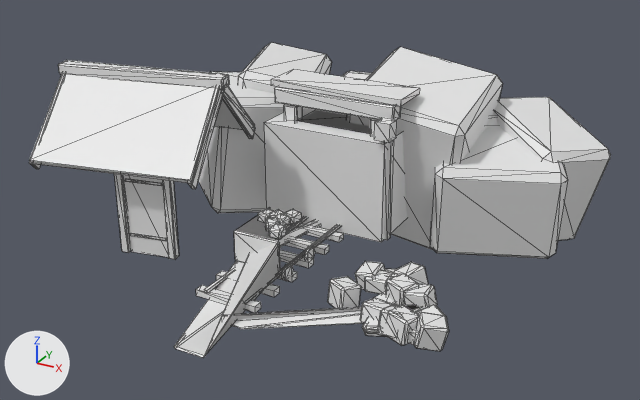
Two versions of the glTF model public/buildings/ironMine_1.glb, one commit apart.
Before and after are seen from a 50 mm camera at (7.67, -15.13, 7.62) aimed at (-0.21, -0.8, 0.46). The lights are fixed; the arrows at lower left show +X, +Y and +Z. The older version comes first. Mesh edges are drawn as thin lines. Vertices at exactly the same position are counted once.

Objects in the first picture: 'ironMine_1'.
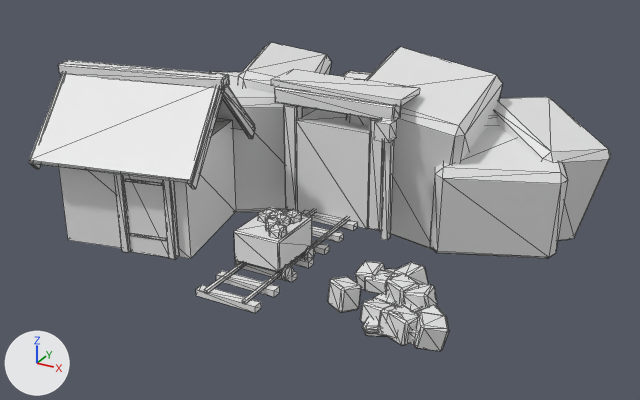
Location of each change, [x1, y1, x2, y2] in pixels of the pictures (640 x 400 px; the box of a moved part takes in the faces that stretch with it):
'ironMine_1', reshaped
    before: [29, 42, 611, 358]
    after: [29, 42, 611, 351]
part 1 of me_ironmine_1, moved or reshaped
    before: [264, 107, 407, 242]
    after: [59, 118, 236, 259]
part 2 of me_ironmine_1, moved or reshaped
    before: [174, 207, 411, 358]
    after: [236, 207, 419, 310]
part 3 of me_ironmine_1, moved or reshaped (not visible afterwards)
    before: [278, 220, 320, 247]

What the commit changed:
me_ironmine_1 is used by ob_ironmine_1; location (0.0, 0.0, 0.0).
me_ironmine_1 had 1462 vertices, 2628 faces and spanned x -4.89..4.79, y -5.63..4.98, z -0.74..3.23.
me_ironmine_1 now has 1462 vertices, 2628 faces and spans x -4.89..4.79, y -4.5..4.98, z -0.74..3.23.
me_ironmine_1 part 1: the loose piece of 8 vertices spanning x -1.3..1.3, y -1.1..1.1, z 0.0..2.0 is turned 11.5 degrees about the z axis through its middle, then moved by (-3.0, -2.6, 0.0).
Part 2, on me_ironmine_1:
Vertex 474 of me_ironmine_1 moves from (-0.23, -5.63, -0.26) at pixel (173, 346) to (0.44, -2.33, 0.25) at pixel (311, 246).
Vertex 475 of me_ironmine_1 moves from (-0.2, -5.6, -0.26) at pixel (176, 346) to (0.44, -2.3, 0.28) at pixel (311, 244).
Vertex 476 of me_ironmine_1 moves from (-0.2, -5.63, -0.29) at pixel (175, 348) to (0.47, -2.33, 0.28) at pixel (312, 245).
Vertex 477 of me_ironmine_1 moves from (0.37, -5.63, -0.26) at pixel (204, 356) to (0.44, -2.33, 0.85) at pixel (310, 216).
Vertex 478 of me_ironmine_1 moves from (0.34, -5.63, -0.29) at pixel (203, 357) to (0.47, -2.33, 0.82) at pixel (312, 218).
Vertex 479 of me_ironmine_1 moves from (0.34, -5.6, -0.26) at pixel (204, 355) to (0.44, -2.3, 0.82) at pixel (311, 217).
Vertex 1048 of me_ironmine_1 moves from (0.57, -4.92, -0.06) at pixel (239, 327) to (3.04, -2.98, -0.06).
Vertex 1049 of me_ironmine_1 moves from (0.6, -4.96, -0.06) at pixel (239, 329) to (3.06, -3.03, -0.06).
Vertex 1050 of me_ironmine_1 moves from (0.2, -4.9, 0.04) at pixel (221, 316) to (2.68, -2.89, 0.04).
Vertex 1051 of me_ironmine_1 moves from (0.24, -4.9, 0.08) at pixel (223, 314) to (2.72, -2.9, 0.08).
Vertex 1052 of me_ironmine_1 moves from (0.25, -4.86, 0.04) at pixel (224, 315) to (2.73, -2.86, 0.04).
Vertex 1053 of me_ironmine_1 moves from (0.25, -4.91, -0.11) to (2.73, -2.91, -0.11).
Vertex 1054 of me_ironmine_1 moves from (0.21, -4.9, -0.07) to (2.69, -2.89, -0.07).
Vertex 1055 of me_ironmine_1 moves from (0.25, -4.87, -0.07) to (2.74, -2.87, -0.07).
Part 3, on me_ironmine_1:
Vertex 1366 of me_ironmine_1 moves from (0.15, 0.0, 0.06) to (-0.42, -3.3, 0.03) at pixel (243, 267).
Vertex 1367 of me_ironmine_1 moves from (0.15, 0.0, 0.0) to (-0.48, -3.3, 0.03) at pixel (240, 267).
Vertex 1368 of me_ironmine_1 moves from (0.11, 0.11, 0.06) to (-0.42, -3.19, 0.07).
Vertex 1369 of me_ironmine_1 moves from (0.11, 0.11, 0.0) to (-0.48, -3.19, 0.07).
Vertex 1370 of me_ironmine_1 moves from (0.0, 0.15, 0.06) to (-0.42, -3.15, 0.18).
Vertex 1371 of me_ironmine_1 moves from (0.0, 0.15, 0.0) to (-0.48, -3.15, 0.18).
